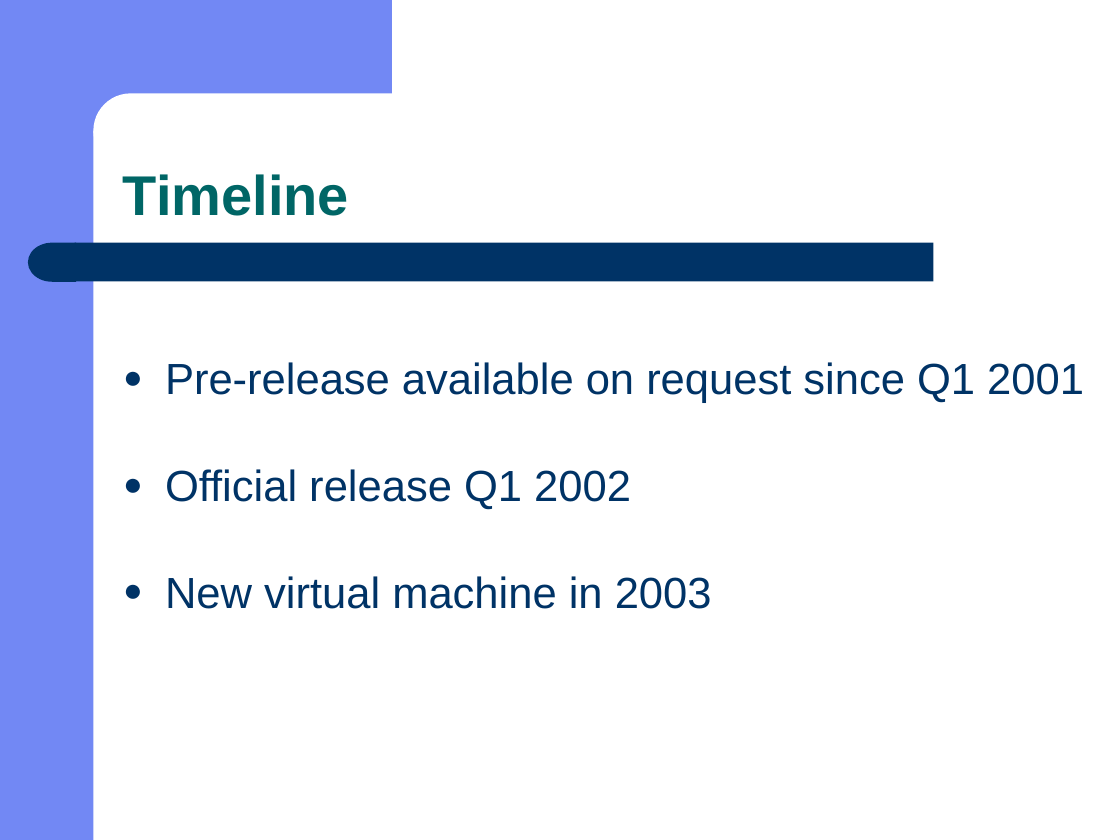
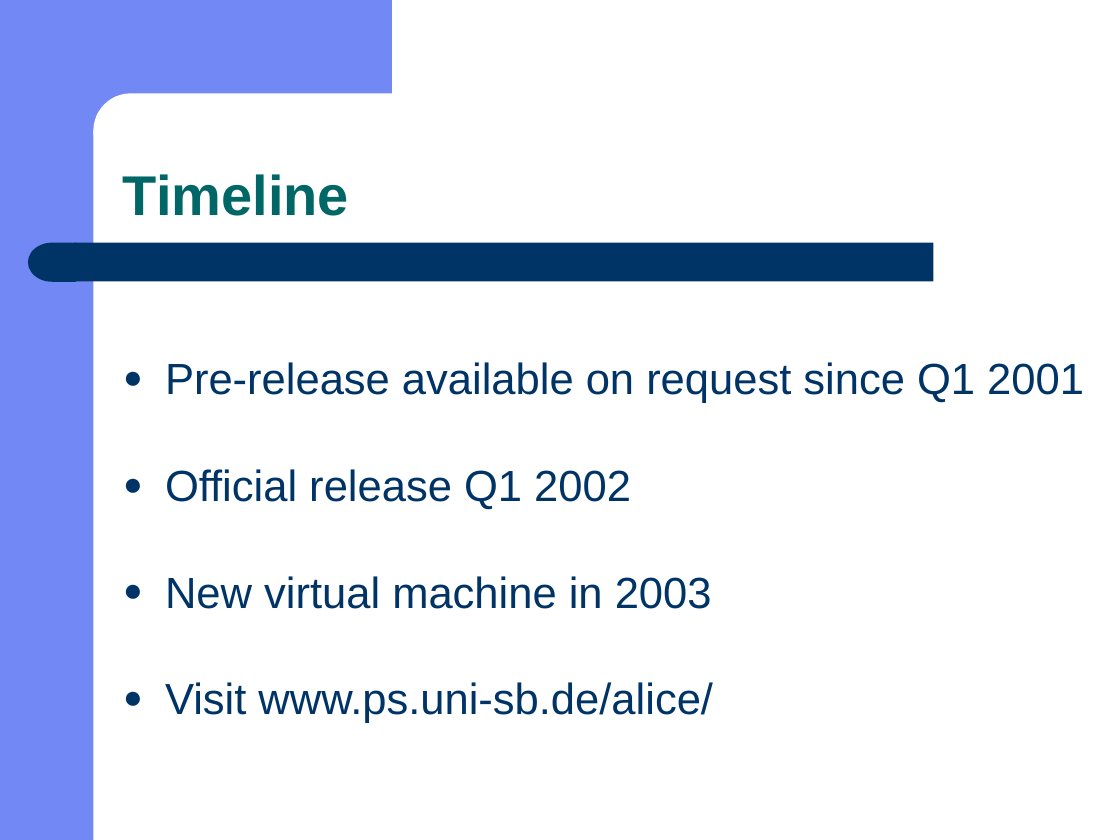
Before and after one commit to doublec/aliceml-abandoned, a slide deck: slide 10 of doc/presentations/C-Tag 2001 Alice.ppt (slide 9 before the commit). Drawn at 1120x840 pixels with LibreOffice and Linux fonts; fonts in the diff are those of the drawing. Boxes give left, top, right and bottom in pixels: in the first picture for what was removed or moved away, otherwise in the second. Text is boxed around its words. In the diff, an @@ line names an element or a change of style, - is before the commit and + after.

```diff
--- a/doc/presentations/C-Tag 2001 Alice.ppt
+++ b/doc/presentations/C-Tag 2001 Alice.ppt
@@ text at (165, 682, 713, 723): paragraph added @@
+● Visit www.ps.uni-sb.de/alice/
```
Also in this commit, not shown: 3 other slides changed, 1 slide added.
